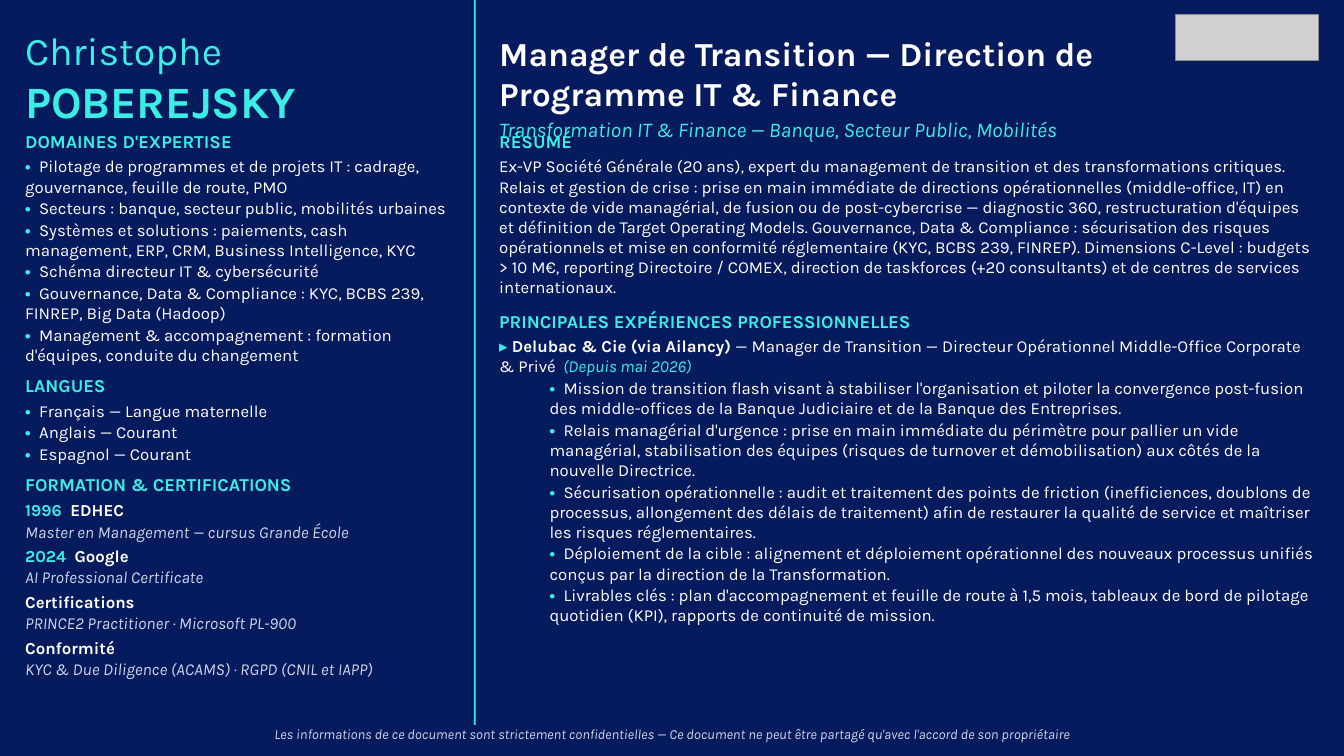
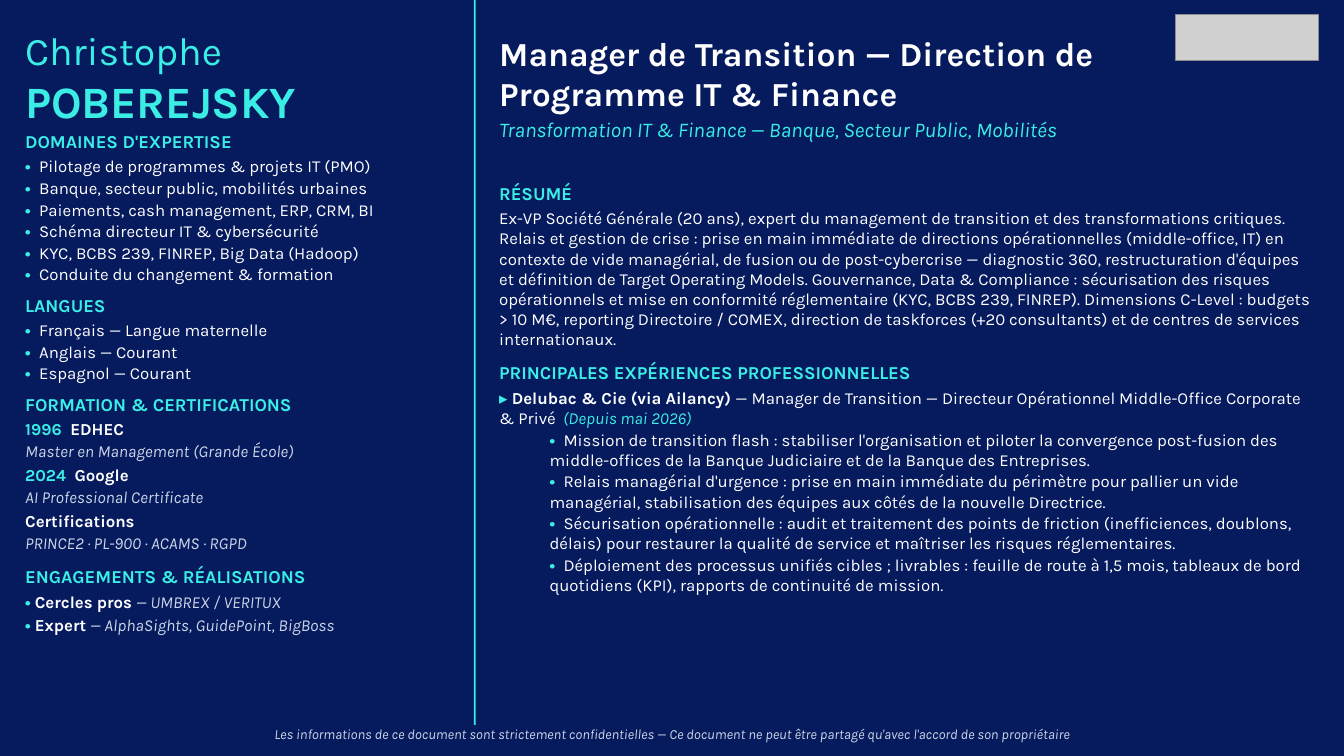
Before and after one commit to insidebankingfrance-rgb/G-n-rateur-de-CV, a slide deck: slide 1 of outputs/C.P._transition_management.pptx. Drawn at 1344x756 pixels with LibreOffice and Linux fonts; fonts in the diff are those of the drawing; grey boxes stand for pictures. Boxes give left, top, right and bottom in pixels: in the first picture for what was removed or moved away, otherwise in the second. Text is boxed around its words. In the diff, an @@ line names an element or a change of style, - is before the commit and + after.

```diff
--- a/outputs/C.P._transition_management.pptx
+++ b/outputs/C.P._transition_management.pptx
@@ text at bbox=[39, 160, 373, 220]: text changed @@
-• Pilotage de programmes et de projets IT : cadrage, gouvernance, feuille de route, PMO
-• Secteurs : banque, secteur public, mobilités urbaines
-• Systèmes et solutions : paiements, cash management, ERP, CRM, Business Intelligence, KYC
+• Pilotage de programmes & projets IT (PMO)
+• Banque, secteur public, mobilités urbaines
+• Paiements, cash management, ERP, CRM, BI
@@ text "RÉSUMÉ": place and size @@
-text "RÉSUMÉ" at bbox=[499, 131, 1312, 625]
+text "RÉSUMÉ" at bbox=[499, 183, 1310, 595]
@@ text at bbox=[39, 247, 358, 284]: text changed @@
-• Gouvernance, Data & Compliance : KYC, BCBS 239, FINREP, Big Data (Hadoop)
-• Management & accompagnement : formation d'équipes, conduite du changement
+• KYC, BCBS 239, FINREP, Big Data (Hadoop)
+• Conduite du changement & formation
@@ text at bbox=[25, 442, 294, 461]: text changed @@
-Master en Management — cursus Grande École
+Master en Management (Grande École)
@@ text at bbox=[550, 434, 1301, 595]: text changed @@
-  • Mission de transition flash visant à stabiliser l'organisation et piloter la convergence post-fusion des middle-offices de la Banque Judiciaire et de la Banque des Entreprises.
-  • Relais managérial d'urgence : prise en main immédiate du périmètre pour pallier un vide managérial, stabilisation des équipes (risques de turnover et démobilisation) aux côtés de la nouvelle Directrice.
-  • Sécurisation opérationnelle : audit et traitement des points de friction (inefficiences, doublons de processus, allongement des délais de traitement) afin de restaurer la qualité de service et maîtriser les risques réglementaires.
-  • Déploiement de la cible : alignement et déploiement opérationnel des nouveaux processus unifiés conçus par la direction de la Transformation.
-  • Livrables clés : plan d'accompagnement et feuille de route à 1,5 mois, tableaux de bord de pilotage quotidien (KPI), rapports de continuité de mission.
+  • Mission de transition flash : stabiliser l'organisation et piloter la convergence post-fusion des middle-offices de la Banque Judiciaire et de la Banque des Entreprises.
+  • Relais managérial d'urgence : prise en main immédiate du périmètre pour pallier un vide managérial, stabilisation des équipes aux côtés de la nouvelle Directrice.
+  • Sécurisation opérationnelle : audit et traitement des points de friction (inefficiences, doublons, délais) pour restaurer la qualité de service et maîtriser les risques réglementaires.
+  • Déploiement des processus unifiés cibles ; livrables : feuille de route à 1,5 mois, tableaux de bord quotidiens (KPI), rapports de continuité de mission.
@@ text at bbox=[25, 538, 334, 635]: text changed @@
-PRINCE2 Practitioner · Microsoft PL-900
-Conformité
-KYC & Due Diligence (ACAMS) · RGPD (CNIL et IAPP)
+PRINCE2 · PL-900 · ACAMS · RGPD
+ENGAGEMENTS & RÉALISATIONS
+• Cercles pros — UMBREX / VERITUX
+• Expert — AlphaSights, GuidePoint, BigBoss
```
Also in this commit, not shown: 4 other slides changed, 6 other files.
